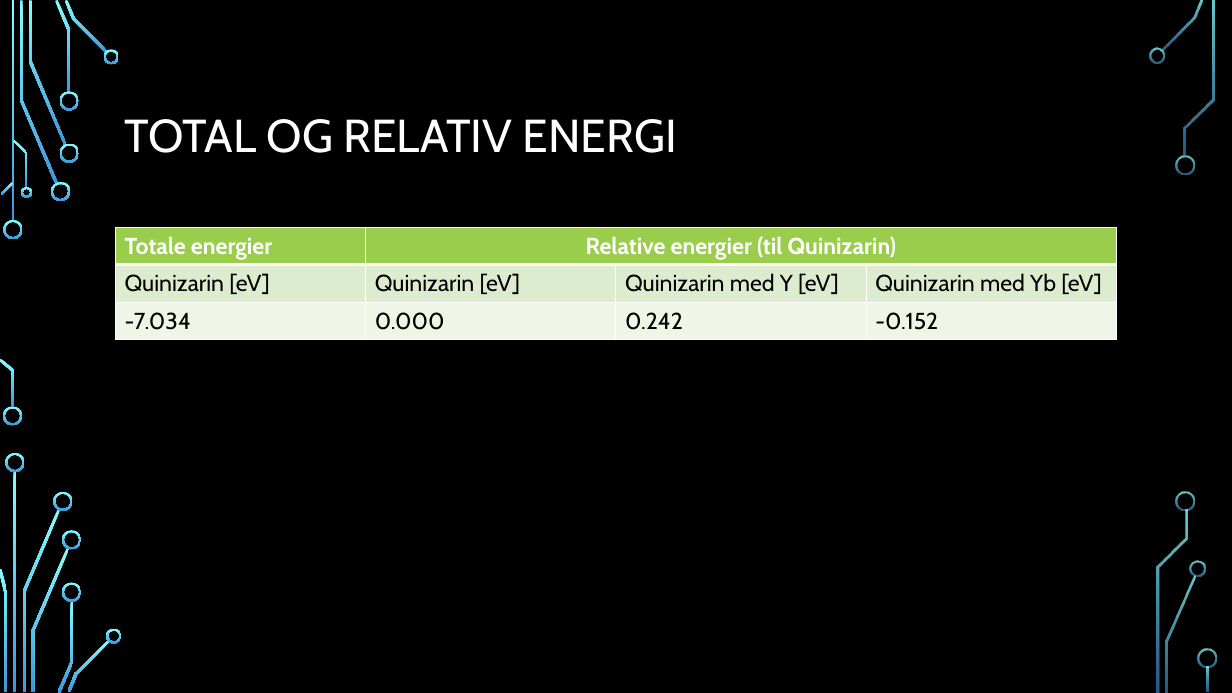
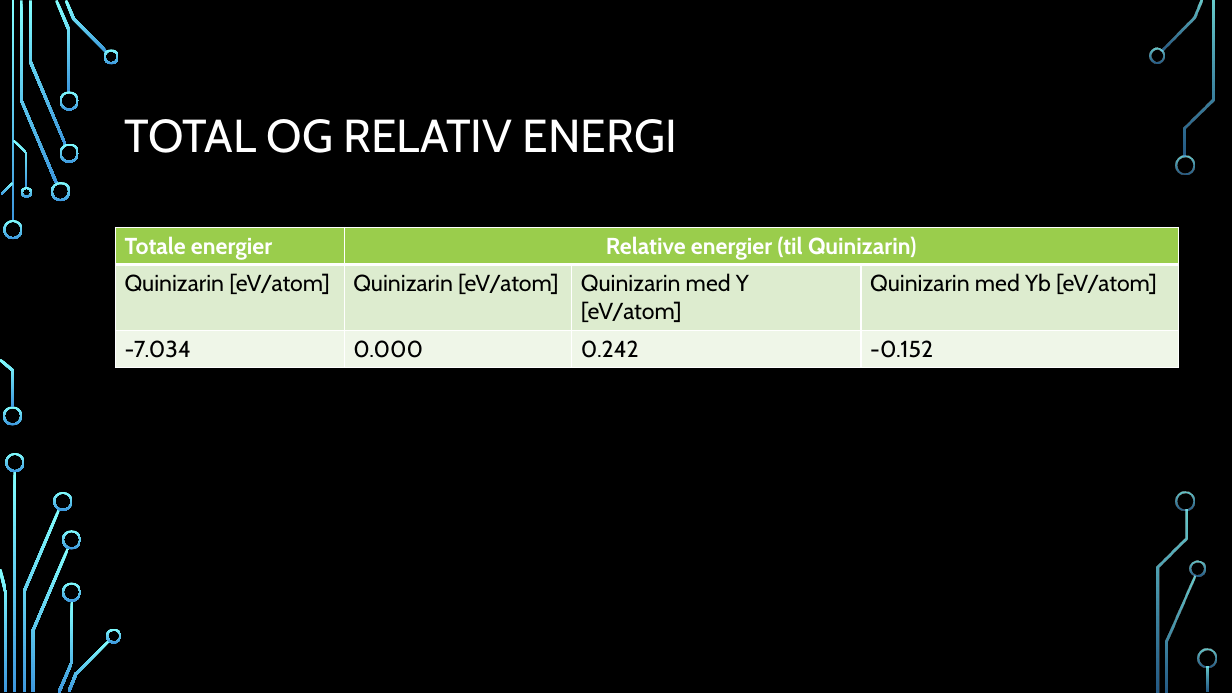
Before and after one commit to alexanjk/FYS-MENA4111-projectH20, a slide deck: slide 14 of Quinizarin som en organisk sensitizer I et tynnfilm.pptx. Drawn at 1232x693 pixels with LibreOffice and Linux fonts; fonts in the diff are those of the drawing; background and template pictures are left out. Boxes give left, top, right and bottom in pixels: in the first picture for what was removed or moved away, otherwise in the second. Text is boxed around its words. In the diff, an @@ line names an element or a change of style, - is before the commit and + after.

```diff
--- a/Quinizarin som en organisk sensitizer I et tynnfilm.pptx
+++ b/Quinizarin som en organisk sensitizer I et tynnfilm.pptx
@@ table at (116,227,1178,362) @@
-row 2: Quinizarin [eV] | Quinizarin [eV] | Quinizarin med Y [eV] | Quinizarin med Yb [eV]
+row 2: Quinizarin [eV/atom] | Quinizarin [eV/atom] | Quinizarin med Y [eV/atom] | Quinizarin med Yb [eV/atom]
@@ table: place and size @@
-table at (116,227,1117,340)
+table at (116,227,1178,362)
```
Also in this commit, not shown: 1 other slide changed.
